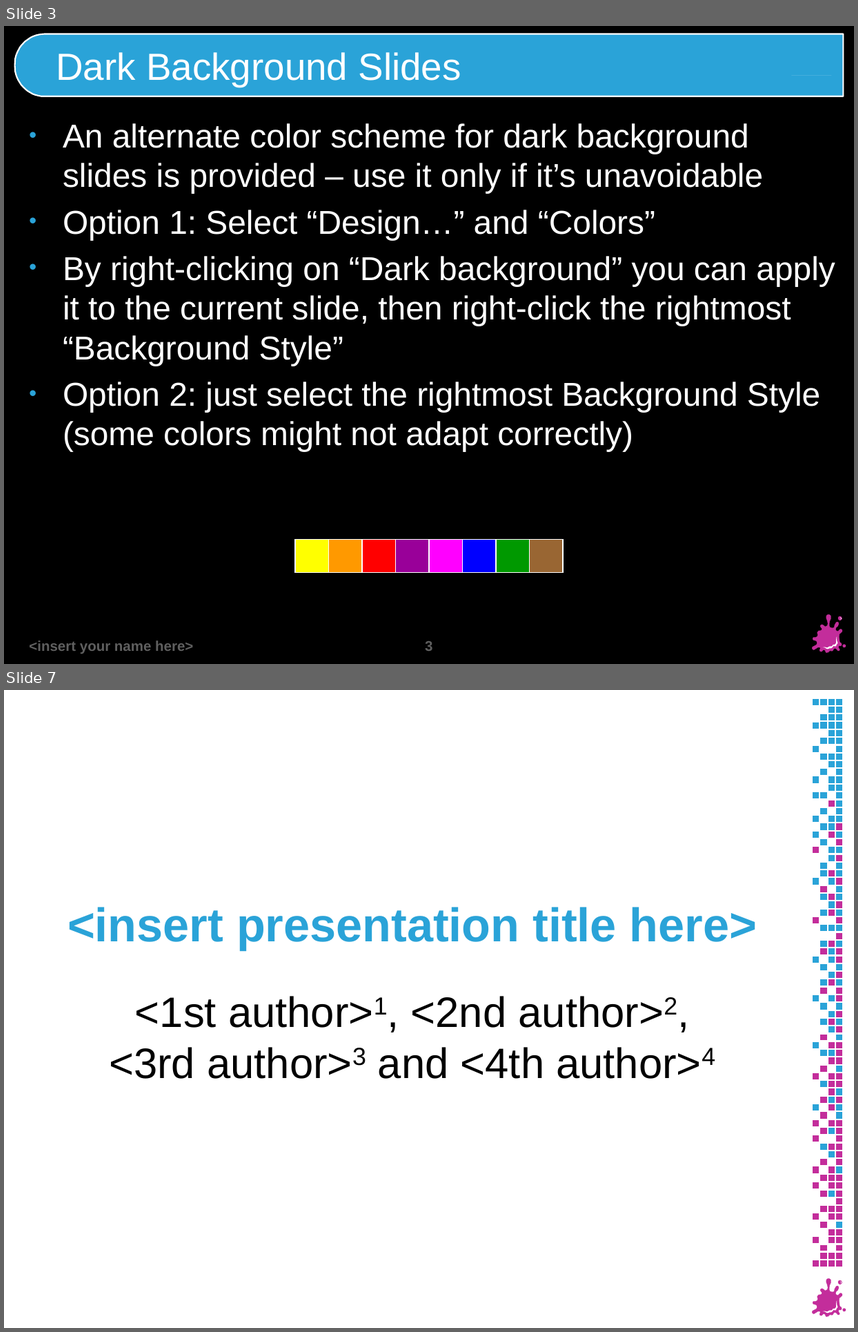
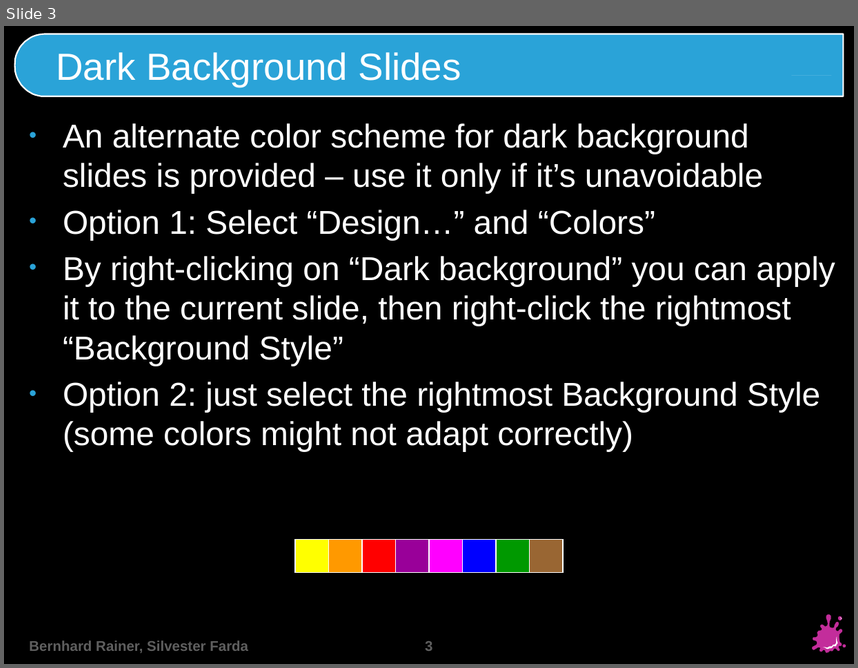
Before and after one commit to JimmyLaessig/Seminar_aus_Computergraphik, a slide deck: Presentation/presentation.pptx. Shown one above the other, each under a label of ours: slides 3 and 7 before the commit, slide 3 after it; the slides between them are not shown. The pictures are 858x1332 and 858x668 pixels, drawn with LibreOffice and Linux fonts; fonts in the diff are those of the drawing; background and template pictures are left out. Boxes give left, top, right and bottom in pixels: in the first picture for what was removed or moved away, otherwise in the second. Text is boxed around its words. In the diff, an @@ line names an element or a change of style, - is before the commit and + after.

```diff
--- a/Presentation/presentation.pptx
+++ b/Presentation/presentation.pptx
@@ slide 7 removed at (4, 690, 854, 1328), background #FFFFFF; not listed: 8 template elements that a slide beside it also shows @@
@@ group removed at (813, 698, 843, 1268): 187 rectangles @@
@@ title removed at (67, 907, 757, 950) @@
-<insert presentation title here>
@@ subtitle removed at (109, 996, 715, 1078) @@
-<1st author>1, <2nd author>2,
-<3rd author>3 and <4th author>4
@@ slide 3 changed as well @@
@@ text at (29, 640, 248, 653): text changed @@
-<insert your name here>
+Bernhard Rainer, Silvester Farda
```
Also in this commit, not shown: 5 other slides changed, 1 slide added, 3 other slides removed, 1 other file.
